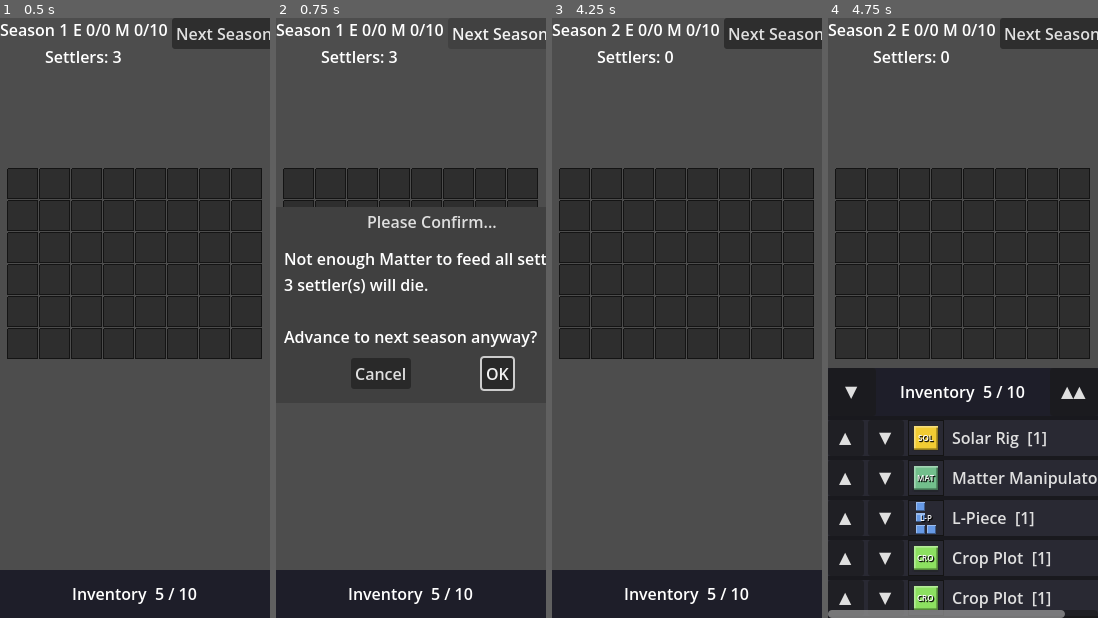
Above: before the commit, frames 1-4 (left to right).
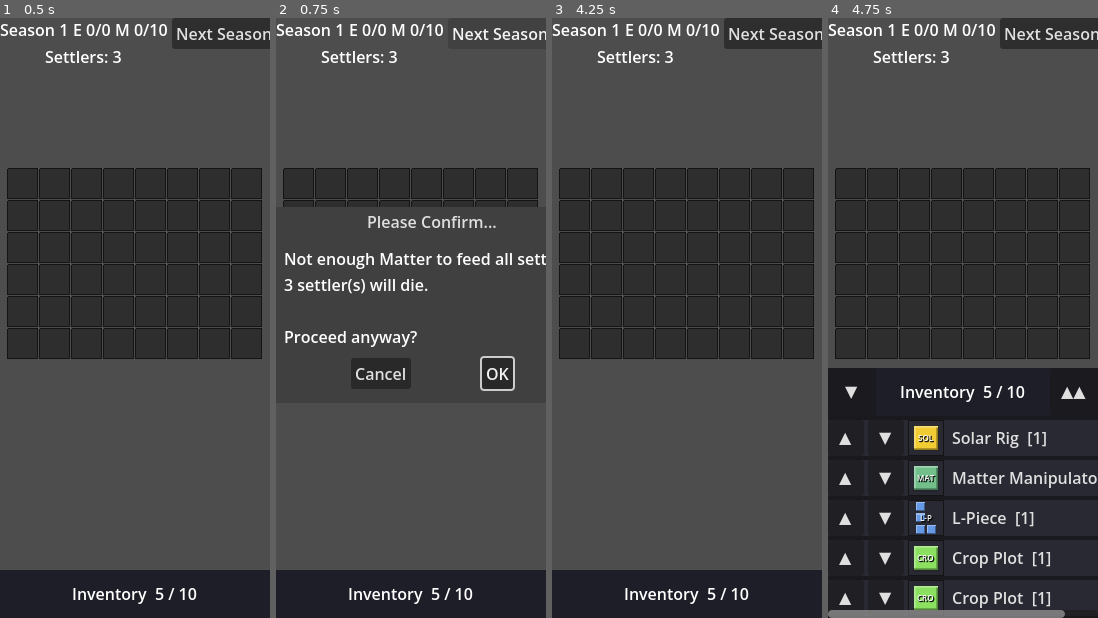
Above: after the commit, the same moments.

Repository: Kirkules/exofarm-vibe
Game: Godot game, scene res://scenes/game/game.tscn
Same seed, same stepped clock (60 frames per second), same inputs: the game is played once before the commit and once after it.
Inputs:
- Up to frame 1 (0.5 s): no input
- Up to frame 2 (0.75 s): click "Next Season" at 0.5 s
- Up to frame 3 (4.25 s): click "Next Season" at 1.25 s; click "OK" at 2 s; click "Inventory 5 / 10" at 2.75 s; click "▼" at 3.5 s
- Up to frame 4 (4.75 s): click "Inventory 5 / 10" at 4.25 s

Frame 1 is identical in both runs. In frame 2, 0.9% of the frame differs, in the area x 2-97%, y 52-55%; in frame 3, less than 0.1%; in frame 4, less than 0.1%.
Error after the commit: Invalid call. Nonexistent function 'refresh_matter' in base 'Control (HudUI)'. (res://scenes/game/game.gd:187)

Commit message:
Gate food consumption on Matter Manipulator being powered
Nutrient Paste is only produced (and Matter consumed for food) when
a building with matter_production > 0 is powered. If unpowered, all
settlers starve. HUD matter projection reflects this accordingly.

Co-Authored-By: Claude Sonnet 4.6 <noreply@anthropic.com>

Diff:
--- a/scenes/game/game.gd
+++ b/scenes/game/game.gd
@@ -28,8 +28,6 @@
 
 ## Duration of the placeholder simulation animation (seconds).
 const SIMULATION_PLACEHOLDER_DURATION := 2.0
-## Warn if matter production would overflow storage by more than this amount.
-const WARN_UNUSED_MATTER := 3
 
 func _ready() -> void:
 	_inventory = Inventory.new(10)
@@ -88,7 +86,7 @@
 	matter_manip.display_name = "Matter Manipulator"
 	matter_manip.shape = matter_shape
 	matter_manip.moveable = false
-	matter_manip.matter_production = 3
+	matter_manip.matter_production = 5
 	matter_manip.power_draw = 2
 	result.append(matter_manip)
 
@@ -183,6 +181,10 @@
 	# During planning, energy is always at full capacity (nothing spent yet).
 	GameState.energy_capacity = _power_state.total_pool()
 	GameState.energy = GameState.energy_capacity - _power_state.total_draw()
+	# Push matter projection to HUD before refresh() reads it.
+	var matter_prod: int = _compute_matter_production()
+	var food_cost: int   = GameState.settler_count if _food_is_powered() else 0
+	hud_ui.refresh_matter(GameState.matter + matter_prod - food_cost, matter_prod - food_cost)
 	hud_ui.refresh()
 	_refresh_overlays(placed)
 
@@ -201,6 +203,22 @@
 			continue
 		matter_prod += bdef.matter_production
 	return matter_prod
+
+## Returns true if any active placed building with matter_production > 0 is powered.
+## When false, no Nutrient Paste is produced and all settlers starve.
+func _food_is_powered() -> bool:
+	if _power_state == null:
+		return false
+	for piece_id: int in _placed_items:
+		if not _piece_active.get(piece_id, true):
+			continue
+		var def: PlaceableDefinition = _placed_items[piece_id].data as PlaceableDefinition
+		if not def is BuildingDefinition:
+			continue
+		var bdef: BuildingDefinition = def as BuildingDefinition
+		if bdef.matter_production > 0 and _power_state.is_powered(piece_id):
+			return true
+	return false
 
 func _refresh_overlays(placed: Dictionary) -> void:
 	var sources: Array = []
@@ -239,26 +257,21 @@
 	return placed
 
 func _on_next_season_pressed() -> void:
-	var food_cost: int    = GameState.settler_count
-	var deaths: int       = maxi(0, food_cost - GameState.matter)
-	var matter_prod: int  = _compute_matter_production()
-	# Overflow is computed on matter remaining after food, plus production.
-	var after_food: int   = maxi(0, GameState.matter - food_cost)
-	var overflow: int     = maxi(0, after_food + matter_prod - GameState.matter_capacity)
-
-	var warnings: Array[String] = []
+	# Deaths occur if the food system is unpowered, or matter + production is less than food cost.
+	var matter_prod: int   = _compute_matter_production()
+	var food_powered: bool = _food_is_powered()
+	var deaths: int
+	if not food_powered:
+		deaths = GameState.settler_count
+	else:
+		deaths = maxi(0, GameState.settler_count - (GameState.matter + matter_prod))
 	if deaths > 0:
-		warnings.append(
-			"Not enough Matter to feed all settlers.\n%d settler(s) will die." % deaths)
-	if overflow > WARN_UNUSED_MATTER:
-		warnings.append("%d Matter will overflow storage." % overflow)
-
-	if warnings.is_empty():
+		_confirm_dialog.dialog_text = \
+			"Not enough Matter to feed all settlers.\n%d settler(s) will die.\n\nProceed anyway?" \
+			% deaths
+		_confirm_dialog.popup_centered()
+	else:
 		_begin_simulation()
-	else:
-		_confirm_dialog.dialog_text = \
-			"\n\n".join(warnings) + "\n\nAdvance to next season anyway?"
-		_confirm_dialog.popup_centered()
 
 ## Lock in the grid and start the simulation phase.
 func _begin_simulation() -> void:
@@ -274,18 +287,17 @@
 
 ## Called when the simulation timer fires. Compute season outcomes and return to planning.
 func _end_simulation() -> void:
-	# Food: consume 1 Matter per settler; shortfall kills settlers.
-	var food_cost: int = GameState.settler_count
-	var deaths: int    = maxi(0, food_cost - GameState.matter)
+	# Production first, then food consumption (only if the food system is powered).
+	GameState.matter += _compute_matter_production()
+	var food_powered: bool = _food_is_powered()
+	var food_cost: int     = GameState.settler_count if food_powered else 0
+	var deaths: int        = GameState.settler_count if not food_powered \
+		else maxi(0, food_cost - GameState.matter)
 	GameState.matter        = maxi(0, GameState.matter - food_cost)
 	GameState.settler_count = maxi(0, GameState.settler_count - deaths)
-	# Remove names of dead settlers (from the end of the list, arbitrarily).
 	for _i: int in range(deaths):
 		if not GameState.settler_names.is_empty():
 			GameState.settler_names.remove_at(GameState.settler_names.size() - 1)
-
-	# Matter production added after food.
-	GameState.matter = mini(GameState.matter_capacity, GameState.matter + _compute_matter_production())
 	GameState.season += 1
 
 	_phase = Phase.PLANNING
